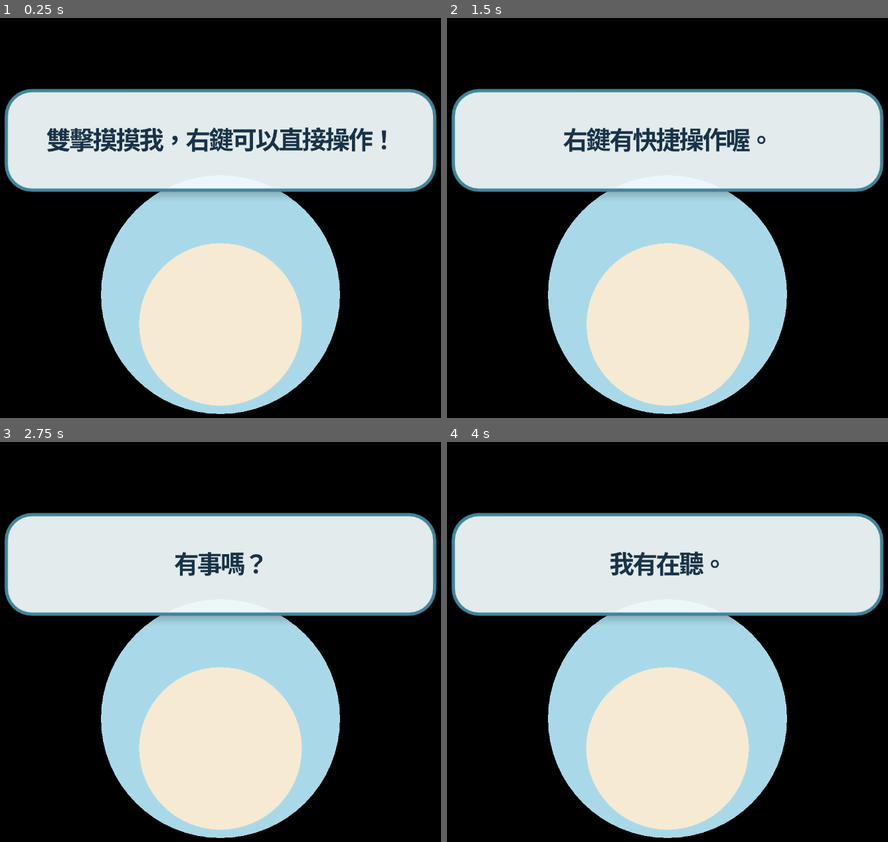
Above: before the commit, frames 1-4 (two rows, left to right).
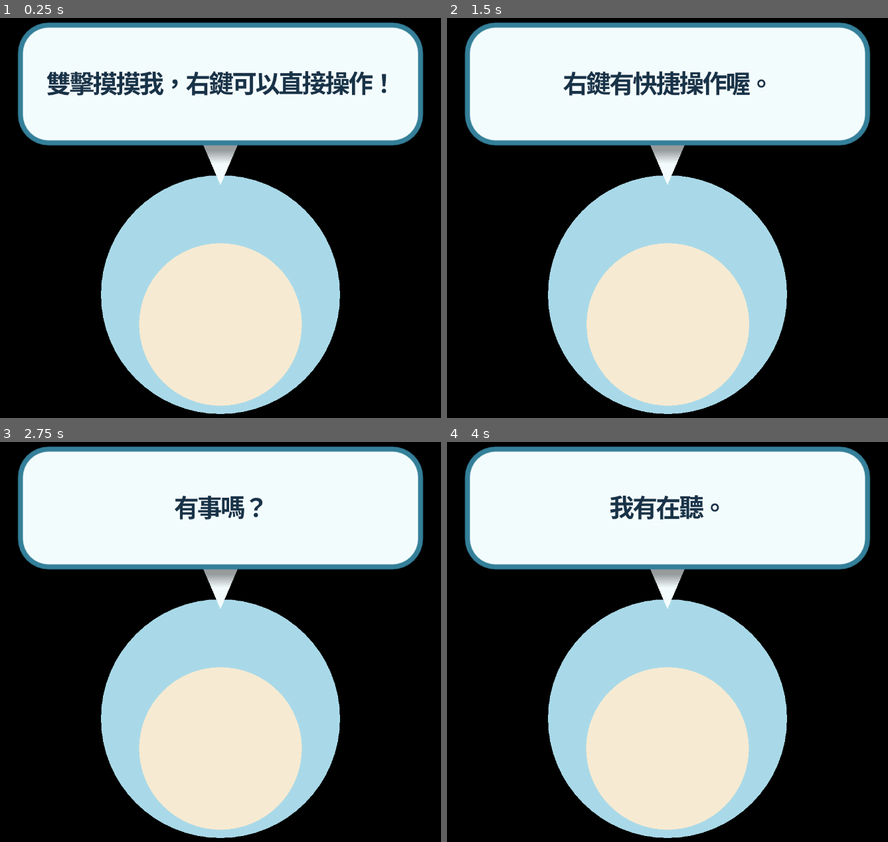
Above: after the commit, the same moments.

Repository: kai-2001/OpenDesktopPet
Game: Godot game, scene res://scenes/main.tscn
Two runs of this game, one before a commit and one after it. Both use one fixed random seed, a clock stepped at 60 frames per second and the inputs below.
Inputs (mouse positions are in pixels of both pictures, inside the frame that each line leads up to):
- Up to frame 1 (0.25 s): no input
- Up to frame 2 (1.5 s): tap Enter at 0.5 s; move the mouse to (768, 218) at 0.52 s; click (768, 218) at 0.67 s; tap Space at 1.25 s; drag from (574, 270) to (645, 350) at 1.27 s
- Up to frame 3 (2.75 s): move the mouse to (269, 554) at 2.02 s; click (269, 554) at 2.17 s
- Up to frame 4 (4 s): tap Enter at 2.75 s; drag from (645, 774) to (526, 590) at 2.77 s; tap Space at 3.5 s; move the mouse to (808, 750) at 3.52 s; click (808, 750) at 3.67 s

The runs differ from the first frame. In frame 1, 32% of the frame differs, in the area x 0-100%, y 0-45%; in frame 2, 31%; in frame 3, 30%; in frame 4, 30%.

Commit message:
Render notifications as a real speech bubble

Diff:
--- a/scenes/main.tscn
+++ b/scenes/main.tscn
@@ -15,10 +15,10 @@
 script = ExtResource("3_visual")
 
 [node name="SpeechBubble" type="PanelContainer" parent="."]
-offset_left = 10.0
-offset_top = 66.0
-offset_right = 270.0
-offset_bottom = 128.0
+offset_left = 18.0
+offset_top = 26.0
+offset_right = 262.0
+offset_bottom = 100.0
 mouse_filter = 2
 z_index = 100
 
@@ -35,6 +35,12 @@
 autowrap_mode = 2
 theme_override_font_sizes/font_size = 14
 
+[node name="SpeechTail" type="Polygon2D" parent="."]
+visible = false
+z_index = 99
+polygon = PackedVector2Array(128, 96, 152, 96, 140, 124)
+color = Color(0.953, 0.988, 0.996, 0.98)
+
 [node name="WishBadge" type="Label" parent="."]
 visible = false
 offset_left = 226.0
--- a/scripts/main.gd
+++ b/scripts/main.gd
@@ -4,6 +4,7 @@
 @onready var pet: Node2D = $PetVisual
 @onready var bubble: PanelContainer = $SpeechBubble
 @onready var bubble_label: Label = $SpeechBubble/Margin/Label
+@onready var bubble_tail: Polygon2D = $SpeechTail
 @onready var wish_badge: Label = $WishBadge
 @onready var context_menu: PopupMenu = $ContextMenu
 var _stats_window: Window
@@ -131,9 +132,11 @@
 	var token := _bubble_token
 	bubble_label.text = text
 	bubble.visible = true
+	bubble_tail.visible = true
 	await get_tree().create_timer(seconds).timeout
 	if token == _bubble_token:
 		bubble.visible = false
+		bubble_tail.visible = false
 
 
 func _finish_window_setup() -> void:
@@ -540,11 +543,15 @@
 
 func _style_bubble() -> void:
 	var style := StyleBoxFlat.new()
-	style.bg_color = Color("#f3fcfdee")
-	style.border_color = Color("#40859b")
-	style.set_border_width_all(2)
-	style.set_corner_radius_all(16)
-	style.shadow_color = Color(0, 0, 0, 0.18)
-	style.shadow_size = 6
+	style.bg_color = Color("#f3fcfd")
+	style.border_color = Color("#347f99")
+	style.set_border_width_all(3)
+	style.set_corner_radius_all(18)
+	style.shadow_color = Color(0, 0, 0, 0.38)
+	style.shadow_size = 8
+	style.shadow_offset = Vector2(0, 3)
 	bubble.add_theme_stylebox_override("panel", style)
+	bubble_tail.color = style.bg_color
 	bubble_label.add_theme_color_override("font_color", Color("#183247"))
+	bubble_label.add_theme_color_override("font_outline_color", Color("#ffffff"))
+	bubble_label.add_theme_constant_override("outline_size", 1)
